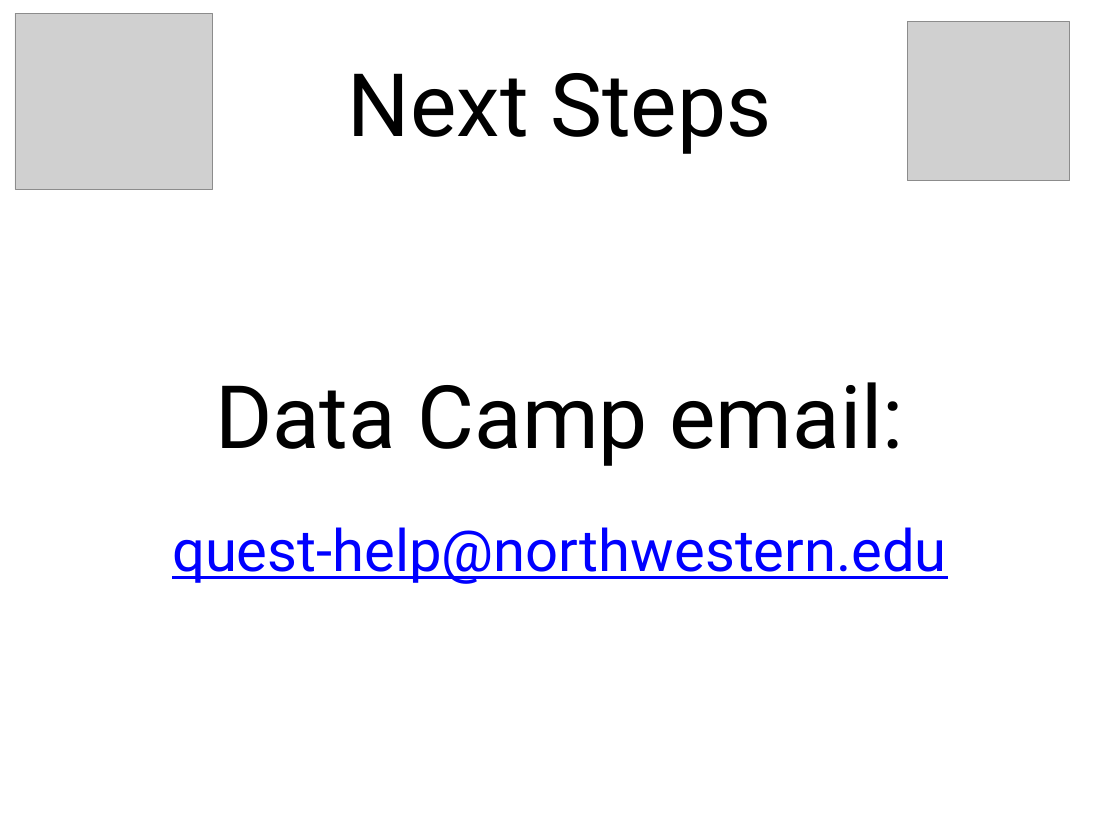
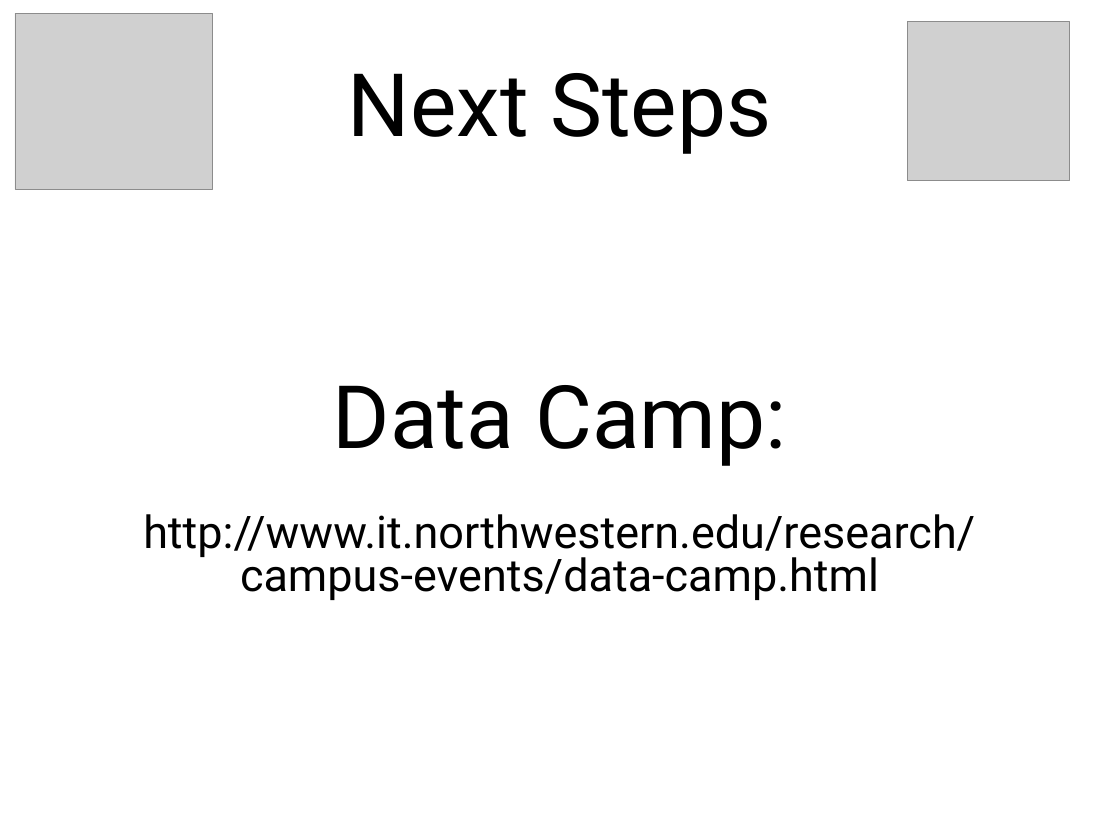
Before and after one commit to nuitrcs/pythonworkshops, a slide deck: slide 19 of intropython/Part_3/Python-3.pptx. Drawn at 1120x840 pixels with LibreOffice and Linux fonts; fonts in the diff are those of the drawing; grey boxes stand for pictures. Boxes give left, top, right and bottom in pixels: in the first picture for what was removed or moved away, otherwise in the second. Text is boxed around its words. In the diff, an @@ line names an element or a change of style, - is before the commit and + after.

Commit message:
corrected contact info for data camp

```diff
--- a/intropython/Part_3/Python-3.pptx
+++ b/intropython/Part_3/Python-3.pptx
@@ title at [333,385,786,466]: text changed @@
-Data Camp email:
+Data Camp:
@@ subtitle at [143,514,975,600]: text changed; size 53 to 41.1 pt; text colour #0000FF to #000000 @@
-quest-help@northwestern.edu
+http://www.it.northwestern.edu/research/campus-events/data-camp.html
```
